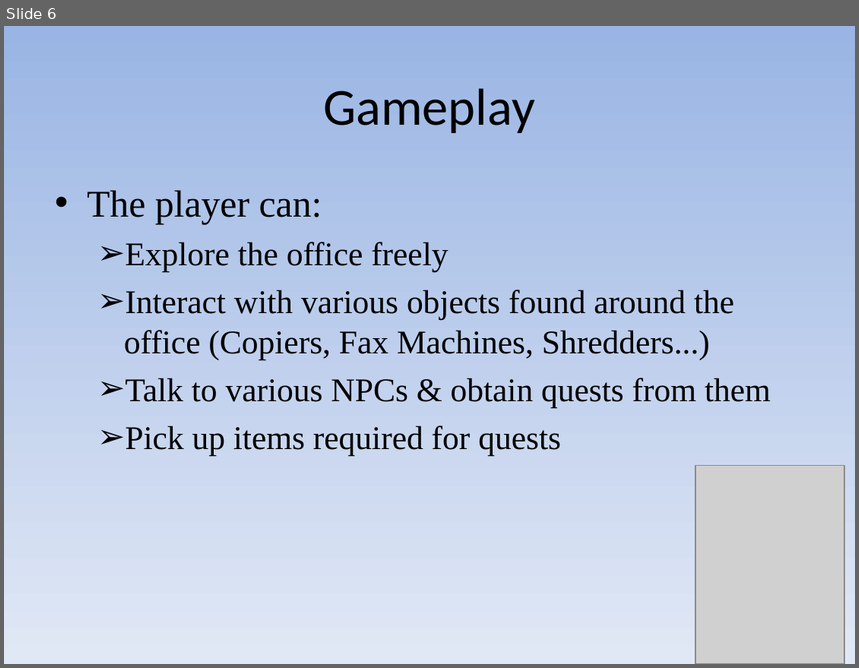
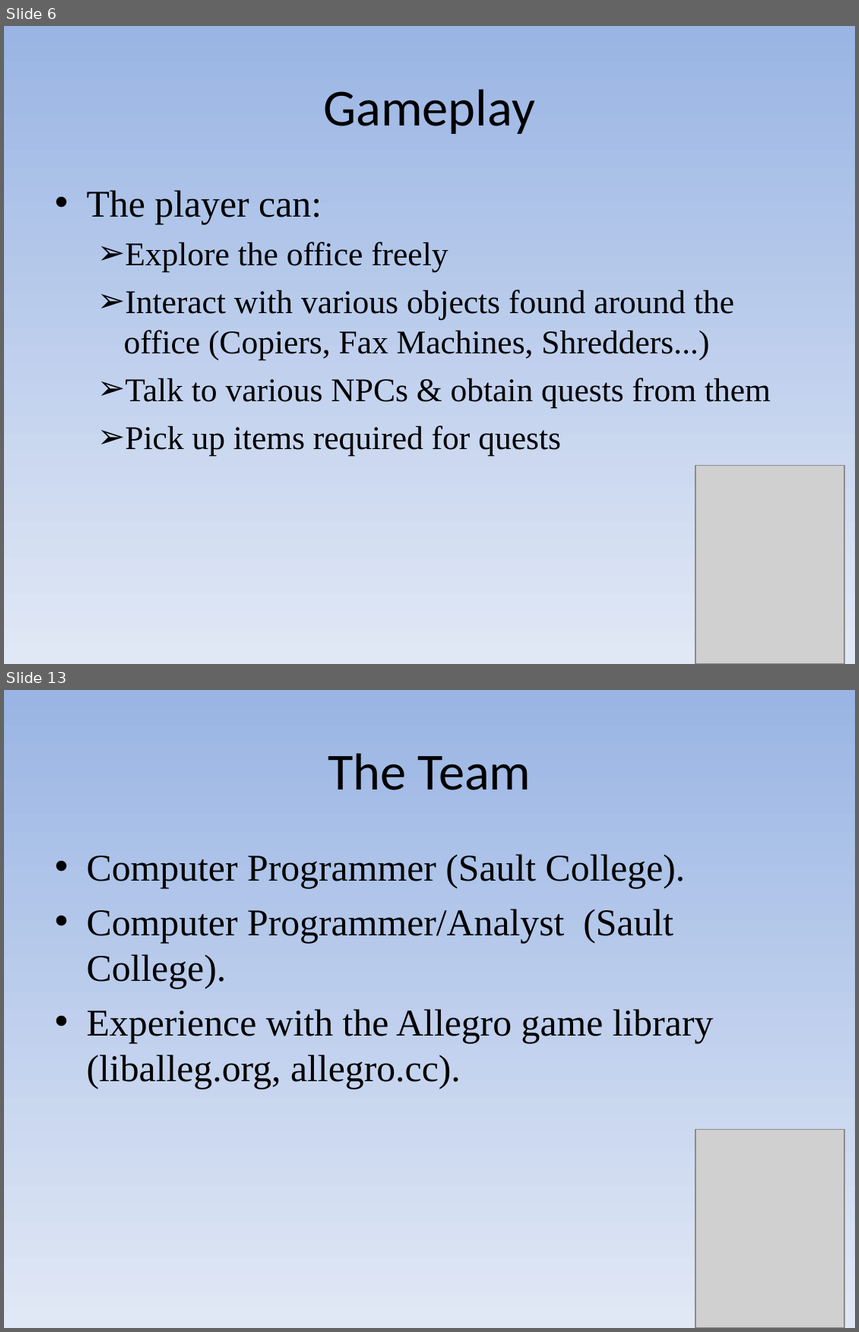
Before and after one commit to bambams/intern-quest-old, a slide deck: docs/proposal_show.pps. Shown one above the other, each under a label of ours: slide 6 before the commit, slides 6 and 13 after it; the slides between them are not shown. The pictures are 859x668 and 859x1332 pixels, drawn with LibreOffice and Linux fonts; fonts in the diff are those of the drawing; grey boxes stand for pictures. Boxes give left, top, right and bottom in pixels: in the first picture for what was removed or moved away, otherwise in the second. Text is boxed around its words. In the diff, an @@ line names an element or a change of style, - is before the commit and + after.

```diff
--- a/docs/proposal_show.pps
+++ b/docs/proposal_show.pps
@@ slide 13 added at box(4, 690, 855, 1328), background gradient #9AB5E4 to #E1E8F5 @@
@@ text added at box(328, 753, 531, 790), 44 pt, text #000000 @@
+The Team
@@ text added at box(87, 854, 714, 1089), 32 pt, text #000000 @@
+• Computer Programmer (Sault College).
+• Computer Programmer/Analyst (Sault College).
+• Experience with the Allegro game library (liballeg.org, allegro.cc).
@@ picture added at box(696, 1129, 845, 1328) @@
@@ slide 6 changed as well @@
@@ text "The player can:" at box(87, 190, 771, 456): indent changed @@
```
Also in this commit, not shown: 4 other slides changed, 8 other slides added.
